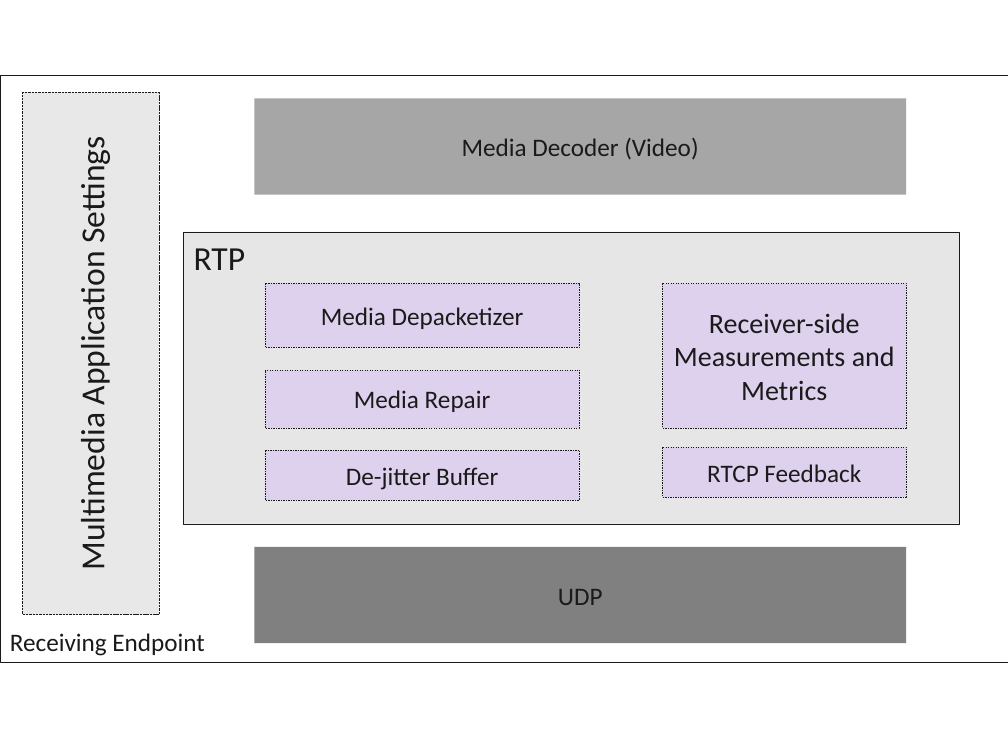
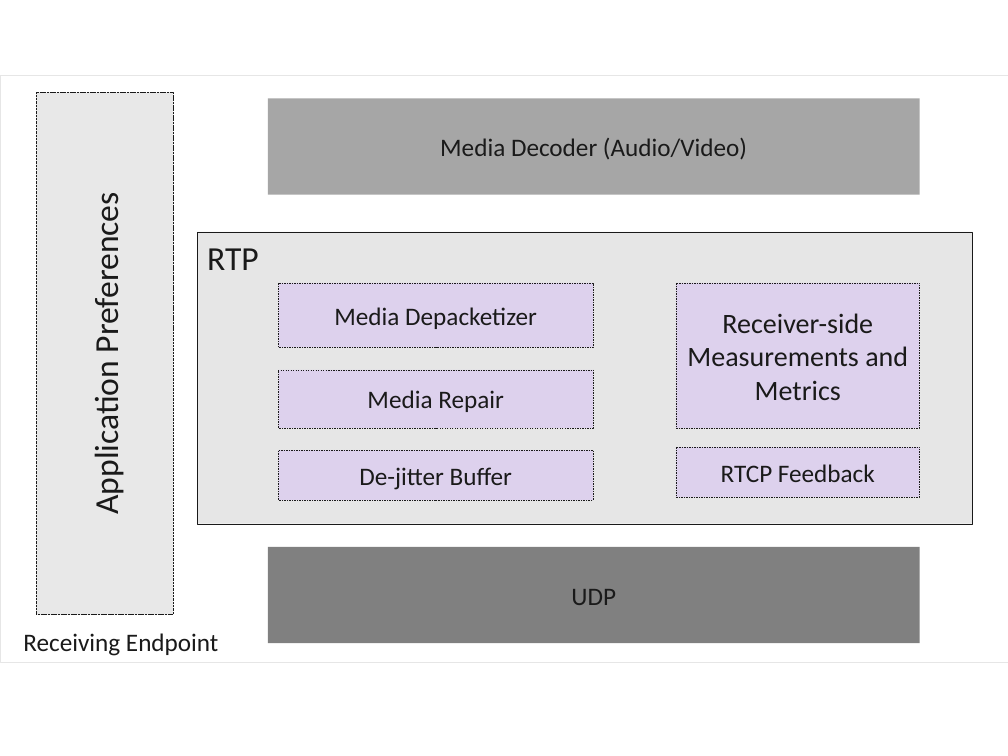
Before and after one commit to vr000m/PhD-thesis, a slide deck: slide 2 of graphs/source/media-app-stack.pptx. Drawn at 1008x756 pixels with LibreOffice and Linux fonts; fonts in the diff are those of the drawing. Boxes give left, top, right and bottom in pixels: in the first picture for what was removed or moved away, otherwise in the second. Text is boxed around its words. In the diff, an @@ line names an element or a change of style, - is before the commit and + after.

Commit message:
chap4: figures need both audio and video

```diff
--- a/graphs/source/media-app-stack.pptx
+++ b/graphs/source/media-app-stack.pptx
@@ rectangle at (x1=0, y1=76, x2=1008, y2=662): outline #1A1A1A 0.25 pt to #E6E6E6 0.25 pt @@
@@ 9 rectangles, 1 text moved together from (x1=10, y1=93, x2=959, y2=656) to (x1=23, y1=93, x2=973, y2=656) @@
@@ text in rectangle at (x1=440, y1=138, x2=747, y2=159): text changed @@
-Media Decoder (Video)
+Media Decoder (Audio/Video)
@@ text in rectangle at (x1=86, y1=208, x2=127, y2=510): text changed @@
-Multimedia Application Settings
+Application Preferences
```
Also in this commit, not shown: 1 other slide changed, 2 other files.
